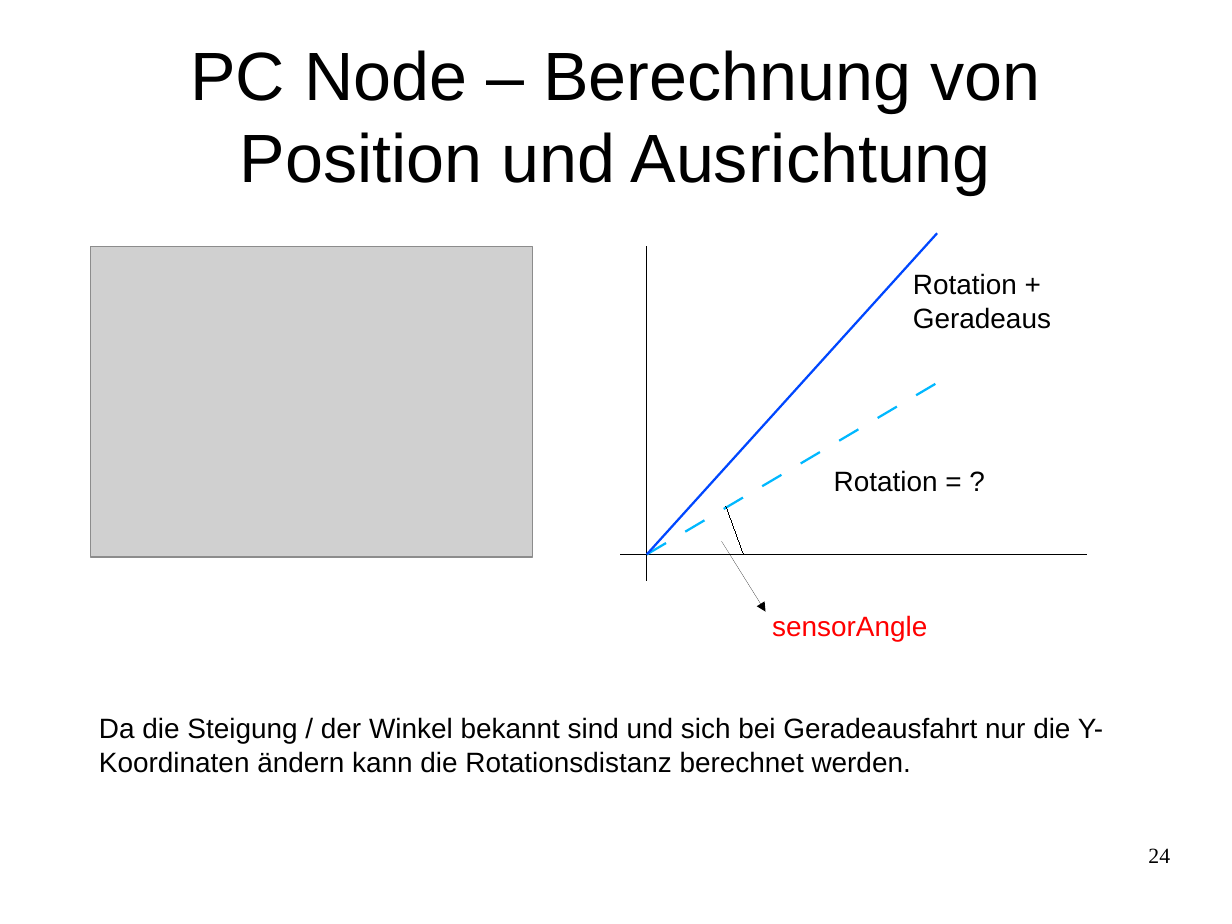
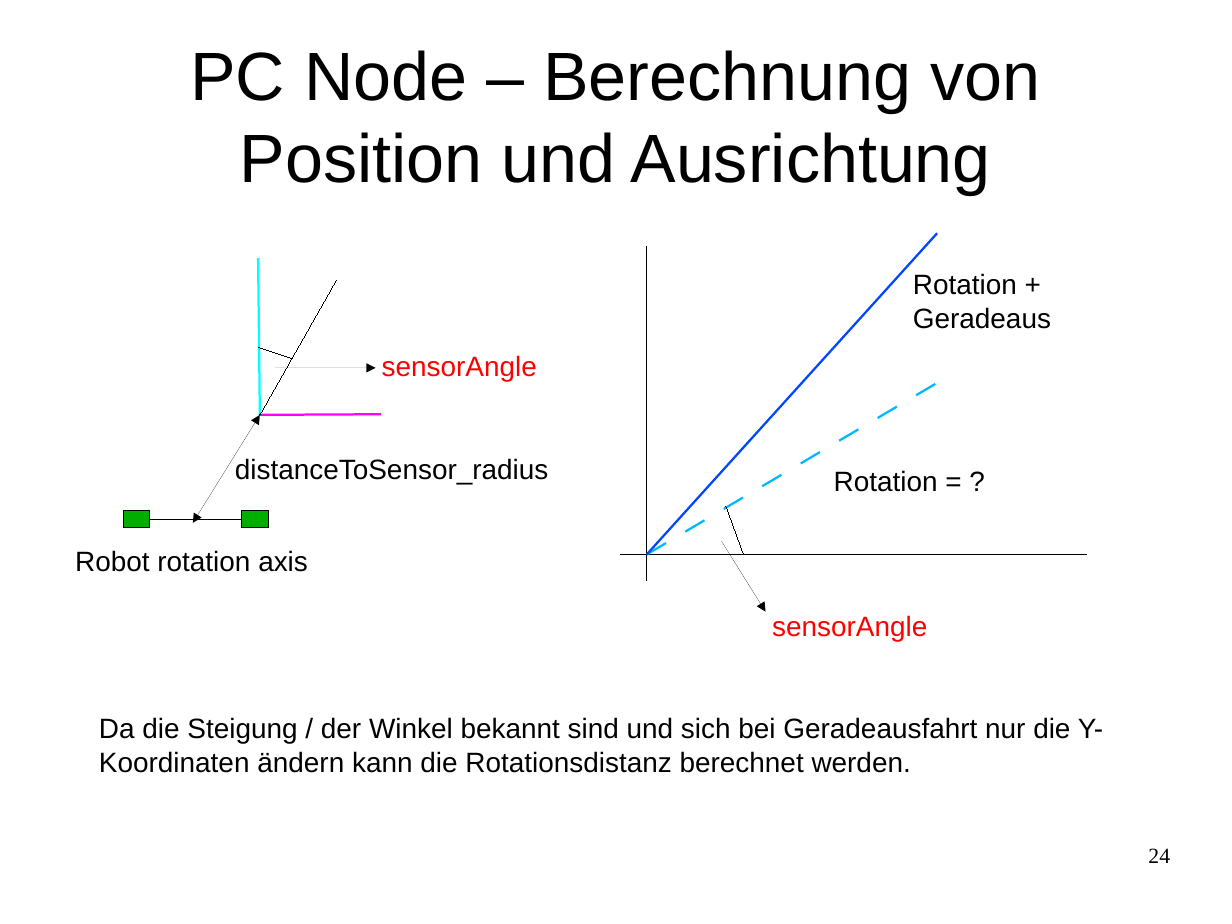
Before and after one commit to Smart-Minotaur/nxt_minotaur, a slide deck: slide 24 of doc/Präsentation.odp. Drawn at 1232x924 pixels with LibreOffice and Linux fonts; fonts in the diff are those of the drawing; grey boxes stand for pictures. Boxes give left, top, right and bottom in pixels: in the first picture for what was removed or moved away, otherwise in the second. Text is boxed around its words. In the diff, an @@ line names an element or a change of style, - is before the commit and + after.

Commit message:
Doc ...

```diff
--- a/doc/Präsentation.odp
+++ b/doc/Präsentation.odp
@@ picture removed at <box>91,246,533,557</box> @@
@@ line added from (260, 415) to (258, 258), #00FFFF 1.45 pt @@
@@ line added from (260, 415) to (337, 281), #000000 0 pt @@
@@ line added from (292, 359) to (258, 348), #000000 0 pt @@
@@ text added at <box>382,355,537,382</box>, 18 pt, text #FF0000 @@
+sensorAngle
@@ arrow added from (275, 368) to (376, 368), #000000 0 pt @@
@@ double arrow added from (193, 523) to (260, 415), #000000 0 pt @@
@@ line added from (260, 415) to (381, 415), #FF00FF 1.45 pt @@
@@ text added at <box>235,458,549,485</box>, 18 pt, text #000000 @@
+distanceToSensor_radius
@@ rectangle added at <box>123,511,150,529</box>, fill #00AE00, outline #000000 0 pt @@
@@ line added from (132, 520) to (260, 520), #000000 0 pt @@
@@ rectangle added at <box>243,511,269,529</box>, fill #00AE00, outline #000000 0 pt @@
@@ text added at <box>75,550,308,572</box>, 18 pt, text #000000 @@
+Robot rotation axis
```
Also in this commit, not shown: 3 other slides changed.
